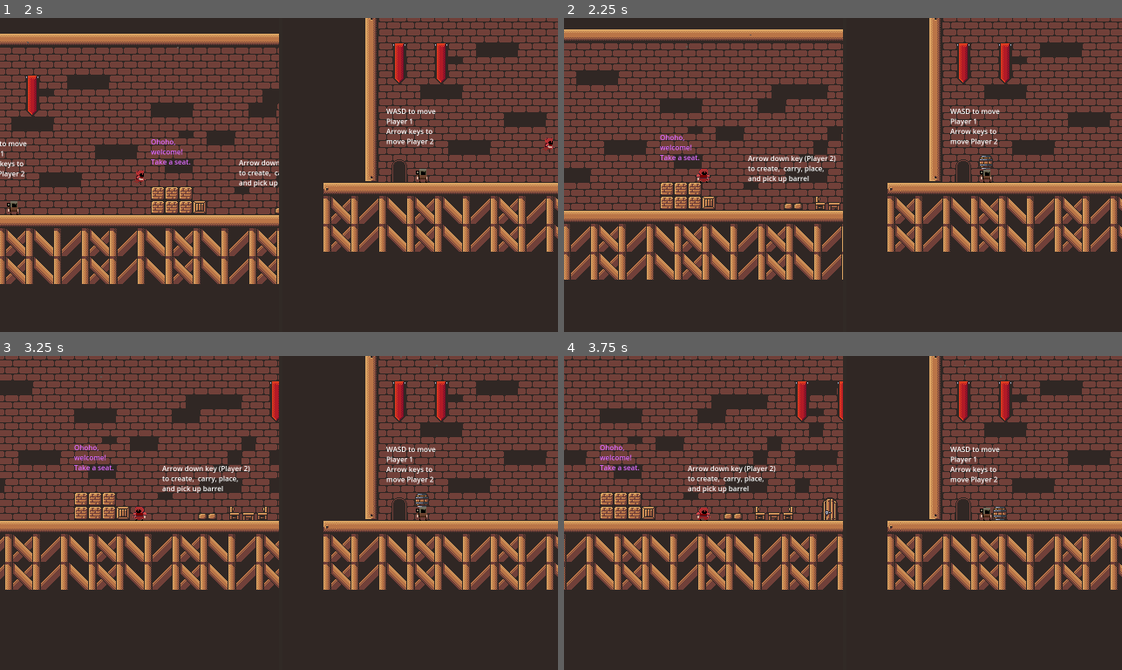
Above: before the commit, frames 1-4 (two rows, left to right).
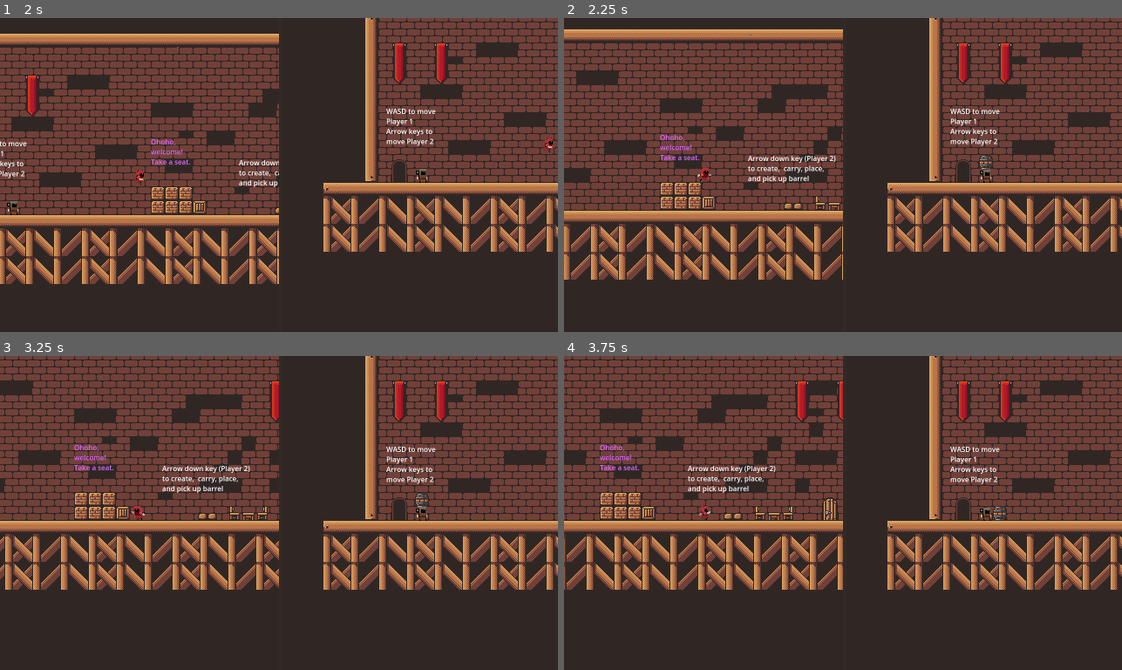
Above: after the commit, the same moments.

Repository: Darr3n2GG/Puzzle-Knights-2P-
Game: Godot game, scene res://Scenes/Main Menu/main_menu.tscn
Same seed, same stepped clock (60 frames per second), same inputs: the game is played once before the commit and once after it. Sound files missing from this copy of the repository are replaced by a short silence.
Inputs:
- Up to frame 1 (2 s): click "Start Game" at 0.5 s; tap Enter at 1.25 s; hold D (1Right) from 1.28 s (still down); tap C (1Attack) at 1.35 s; tap W (1Up) at 1.52 s
- Up to frame 2 (2.25 s): keep holding D (1Right); tap Down (2PlaceOrCarry) at 2.1 s
- Up to frame 3 (3.25 s): tap W (1Up) at 2.27 s; release D (1Right) at 2.78 s; hold A (1Left) from 2.78 s (still down); tap C (1Attack) at 2.85 s
- Up to frame 4 (3.75 s): release A (1Left) at 3.53 s; hold D (1Right) from 3.53 s (still down); tap Down (2PlaceOrCarry) at 3.6 s

Frame 1 is identical in both runs. In frame 2, less than 0.1% of the frame differs, in the area x 23-27%, y 47-53%; in frame 3, less than 0.1%; in frame 4, less than 0.1%.
Error in both runs: Cannot call method 'get_child' on a null value. (res://Resources/Global.gd:15)

Commit message:
added damage particles for players and barrel

Diff:
--- a/Characters/Players/Player 1/player_1.tscn
+++ b/Characters/Players/Player 1/player_1.tscn
@@ -425,7 +425,7 @@
 use_parent_material = true
 position = Vector2(0, 0.5)
 sprite_frames = SubResource("SpriteFrames_cwjio")
-animation = &"idle"
+animation = &"run"
 
 [node name="Slash" type="AnimatedSprite2D" parent="Player_Animation"]
 visible = false
@@ -476,9 +476,14 @@
 explosiveness = 1.0
 local_coords = true
 
+[node name="flash_timer" type="Timer" parent="."]
+wait_time = 0.1
+one_shot = true
+
 [connection signal="area_entered" from="Hurtbox_Component" to="P1_Attack" method="_on_hurtbox_component_area_entered"]
 [connection signal="timeout" from="P1_Attack/IsAttacking" to="P1_Attack" method="_on_is_attacking_timeout"]
 [connection signal="animation_finished" from="Player_Animation/Slash" to="Player_Animation" method="_on_slash_animation_finished"]
 [connection signal="animation_finished" from="Player_Animation/Slash" to="Player_Animation/Slash" method="set_visible" binds= [false]]
 [connection signal="animation_finished" from="Player_Animation/Down Slash" to="Player_Animation" method="_on_down_slash_animation_finished"]
 [connection signal="animation_finished" from="Player_Animation/Down Slash" to="Player_Animation/Down Slash" method="set_visible" binds= [false]]
+[connection signal="timeout" from="flash_timer" to="." method="_on_flash_timer_timeout"]
--- a/Characters/Players/Player 2/player_2.tscn
+++ b/Characters/Players/Player 2/player_2.tscn
@@ -228,3 +228,9 @@
 position = Vector2(0, 2)
 sprite_frames = SubResource("SpriteFrames_o2eun")
 animation = &"jump fall"
+
+[node name="flash_timer" type="Timer" parent="."]
+wait_time = 0.1
+one_shot = true
+
+[connection signal="timeout" from="flash_timer" to="." method="_on_flash_timer_timeout"]
--- a/Characters/Players/Player.gd
+++ b/Characters/Players/Player.gd
@@ -55,6 +55,8 @@
 		has_jumped = true
 		player_state["jump"] = true
 
+
+
 	if Input.is_action_pressed(controls.right):
 		direction = Vector2.RIGHT
 		global_position.x += speed * delta
@@ -67,16 +69,16 @@
 		player_state["run"] = true
 		action_process()
 
+	else:
+		direction.y = 0
+		player_state["run"] = false
+		player_state["idle"] = true
+
+		action_process()
 	if Input.is_action_pressed("1Down") and controls.player_index == 0:
 		if player_state["jump"] or player_state["fall"]:
 			direction.y = 1
 			action_process()
-
-	else:
-		direction.y = 0
-		player_state["run"] = false
-		player_state["idle"] = true
-		action_process()
 
 	if knockback != Vector2.ZERO:
 		if knockback.x != 0:
@@ -123,6 +125,13 @@
 	visible = false
 	process_mode = Node.PROCESS_MODE_DISABLED
 
+func damaged() -> void:
+	material.set_shader_parameter("flash_modifier", 1)
+	$flash_timer.start()
+
+func _on_flash_timer_timeout() -> void:
+	material.set_shader_parameter("flash_modifier", 0)
+
 func die():
 	print(get_parent(), " killed")
 	global_position = spawn_point
--- a/Creature/Barrel/Dummy.gd
+++ b/Creature/Barrel/Dummy.gd
@@ -33,18 +33,21 @@
 
 func On_Create_or_Carry() -> void:
 	Golem_State = States.carry
-	visible = false
+	$Block.visible = false
 	$Collision.disabled = true
 	$HitboxComponent.monitorable = false
 
 func On_Placed() -> void :
 	Golem_State = States.placed
-	visible = true
+	$Block.visible = true
 	$Collision.disabled = false
 	$HitboxComponent.monitorable = true
 
 func Setup() -> void:
 	$HealthComponent.Set_Health()
+
+func damaged() -> void:
+	$explosion.emitting = true
 
 func die() -> void:
 	if is_instance_valid(p2):
@@ -52,4 +55,4 @@
 	$Collision.call_deferred("set_disabled",true)
 	$HitboxComponent.call_deferred("set_monitorable",false)
 	Golem_State = States.dead
-	visible = false
+	$Block.visible = false
--- a/Creature/Barrel/Dummy.tscn
+++ b/Creature/Barrel/Dummy.tscn
@@ -81,9 +81,10 @@
 region_enabled = true
 region_rect = Rect2(32, 112, 16, 16)
 
-[node name="GPUParticles2D" type="GPUParticles2D" parent="."]
+[node name="explosion" type="GPUParticles2D" parent="."]
 emitting = false
 amount = 16
 process_material = SubResource("ParticleProcessMaterial_gnl2e")
 lifetime = 0.75
+one_shot = true
 explosiveness = 1.0
--- a/Resources/Component/HitboxComponent.gd
+++ b/Resources/Component/HitboxComponent.gd
@@ -3,6 +3,12 @@
 
 @export var hc : Com_HP
 
+signal damaged
+
+func _ready() -> void:
+	damaged.connect(get_parent().damaged)
+
 func damage(attack : Attack, creature : Object) -> void:
 	if hc:
 		hc.damage(attack, creature)
+		emit_signal("damaged")
Not shown: 2 places in Scenes/Levels/level_5.tscn that only renumber resources
